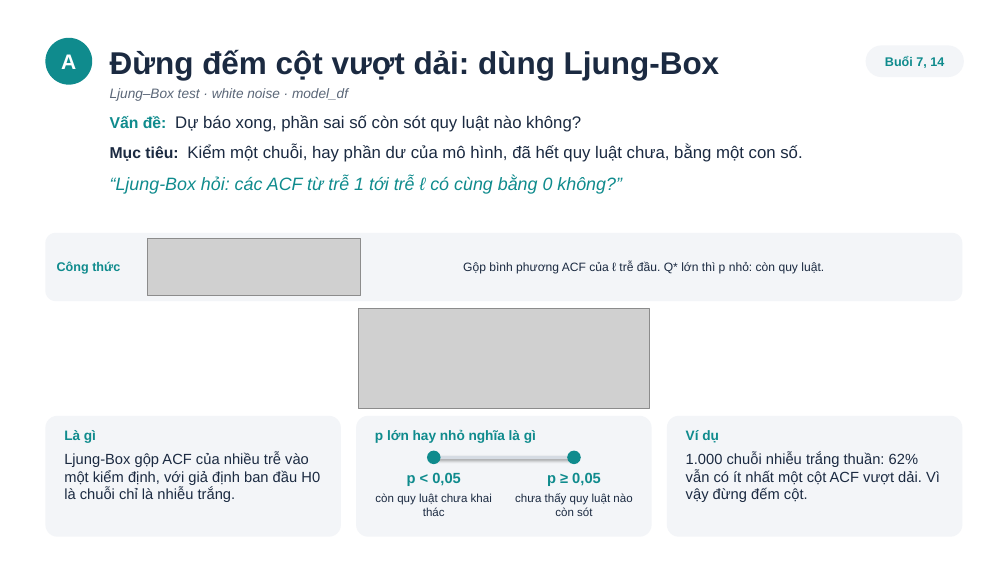
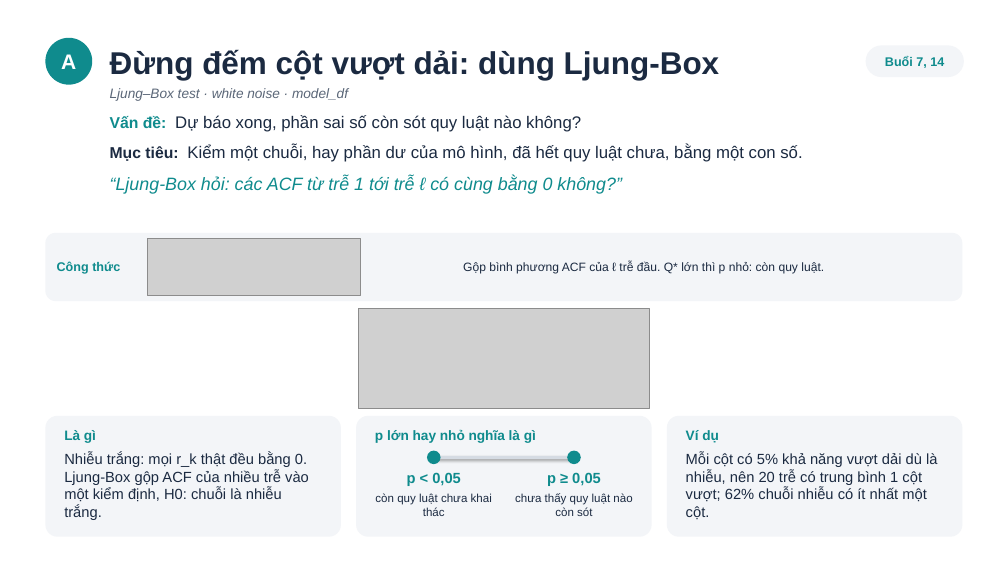
Before and after one commit to Thanh-Fourteen/Forecasting, a slide deck: slide 87 of trinh-chieu/nen-mong-va-du-lieu-v2.pptx (slide 86 before the commit). Drawn at 1008x567 pixels with LibreOffice and Linux fonts; fonts in the diff are those of the drawing; grey boxes stand for pictures. Boxes give left, top, right and bottom in pixels: in the first picture for what was removed or moved away, otherwise in the second. Text is boxed around its words. In the diff, an @@ line names an element or a change of style, - is before the commit and + after.

```diff
--- a/trinh-chieu/nen-mong-va-du-lieu-v2.pptx
+++ b/trinh-chieu/nen-mong-va-du-lieu-v2.pptx
@@ text at [64,452,309,520]: text changed @@
-Ljung-Box gộp ACF của nhiều trễ vào một kiểm định, với giả định ban đầu H0 là chuỗi chỉ là nhiễu trắng.
+Nhiễu trắng: mọi r_k thật đều bằng 0. Ljung-Box gộp ACF của nhiều trễ vào một kiểm định, H0: chuỗi là nhiễu trắng.
@@ text at [686,452,937,519]: text changed @@
-1.000 chuỗi nhiễu trắng thuần: 62% vẫn có ít nhất một cột ACF vượt dải. Vì vậy đừng đếm cột.
+Mỗi cột có 5% khả năng vượt dải dù là nhiễu, nên 20 trễ có trung bình 1 cột vượt; 62% chuỗi nhiễu có ít nhất một cột.
```
Also in this commit, not shown: 3 other slides changed, 3 slides added, 6 other files.
